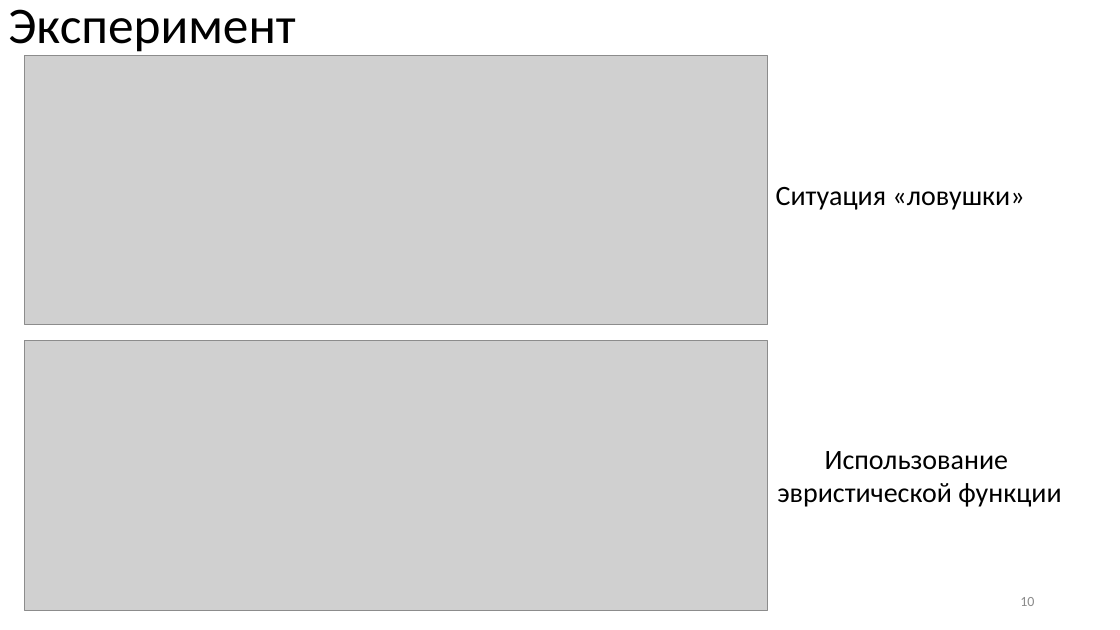
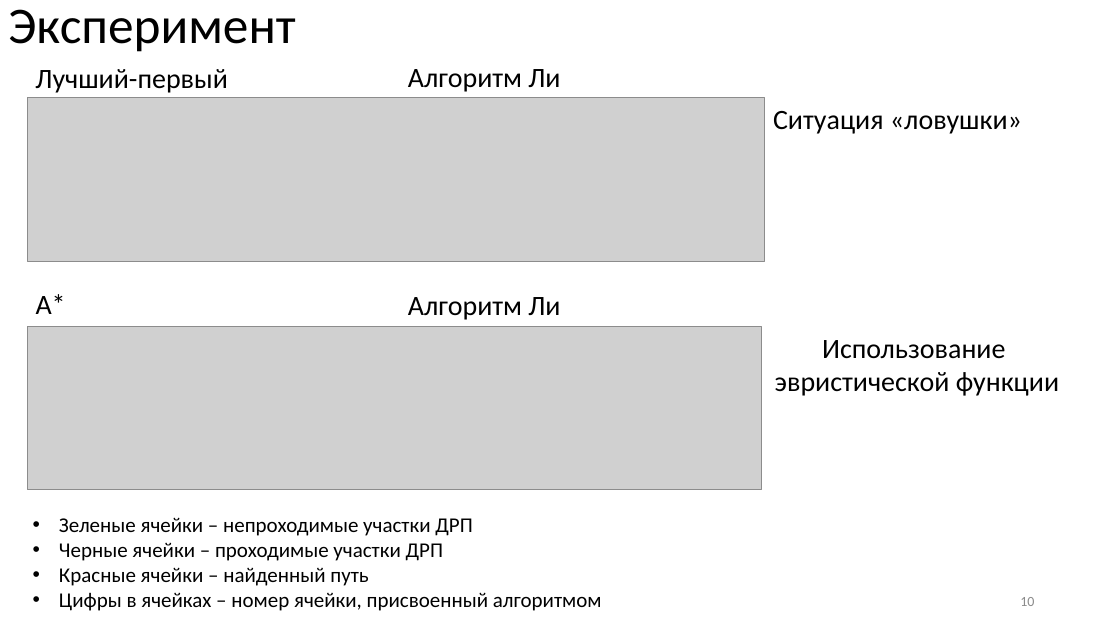
Before and after one commit to DmitryMI/Diploma, a slide deck: slide 10 of Documents/Презентация 2.pptx. Drawn at 1120x630 pixels with LibreOffice and Linux fonts; fonts in the diff are those of the drawing; grey boxes stand for pictures. Boxes give left, top, right and bottom in pixels: in the first picture for what was removed or moved away, otherwise in the second. Text is boxed around its words. In the diff, an @@ line names an element or a change of style, - is before the commit and + after.

```diff
--- a/Documents/Презентация 2.pptx
+++ b/Documents/Презентация 2.pptx
@@ text added at (35,69,227,93), 24 pt, text #000000 @@
+Лучший-первый
@@ text added at (408,69,560,92), 24 pt, text #000000 @@
+Алгоритм Ли
@@ picture: place and size @@
-picture at (24,55,767,325)
+picture at (27,97,765,261)
@@ text "Ситуация «ловушки»": place and size @@
-text "Ситуация «ловушки»" at (776,187,1024,210)
+text "Ситуация «ловушки»" at (773,111,1022,134)
@@ text added at (36,294,66,314), 24 pt, text #000000 @@
+A*
@@ text added at (408,297,560,320), 24 pt, text #000000 @@
+Алгоритм Ли
@@ picture: place and size @@
-picture at (24,341,767,611)
+picture at (27,326,761,490)
@@ text "Использование": place and size @@
-text "Использование" at (777,451,1061,507)
+text "Использование" at (775,340,1059,396)
@@ text added at (59,517,602,611), 18 pt, text #000000 @@
+• Зеленые ячейки – непроходимые участки ДРП
+• Черные ячейки – проходимые участки ДРП
+• Красные ячейки – найденный путь
+• Цифры в ячейках – номер ячейки, присвоенный алгоритмом
```
Also in this commit, not shown: 4 other slides changed, 23 other files.
